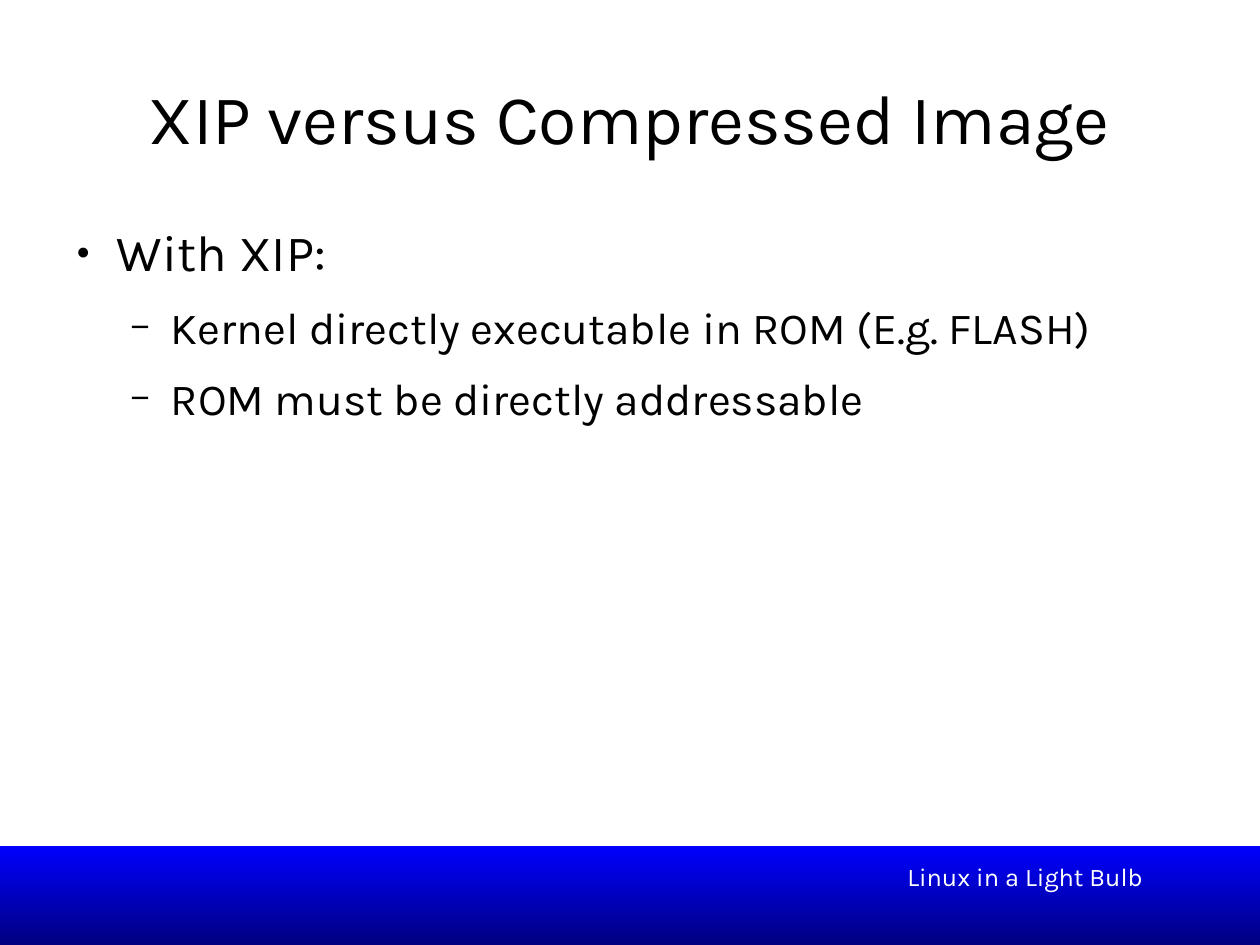
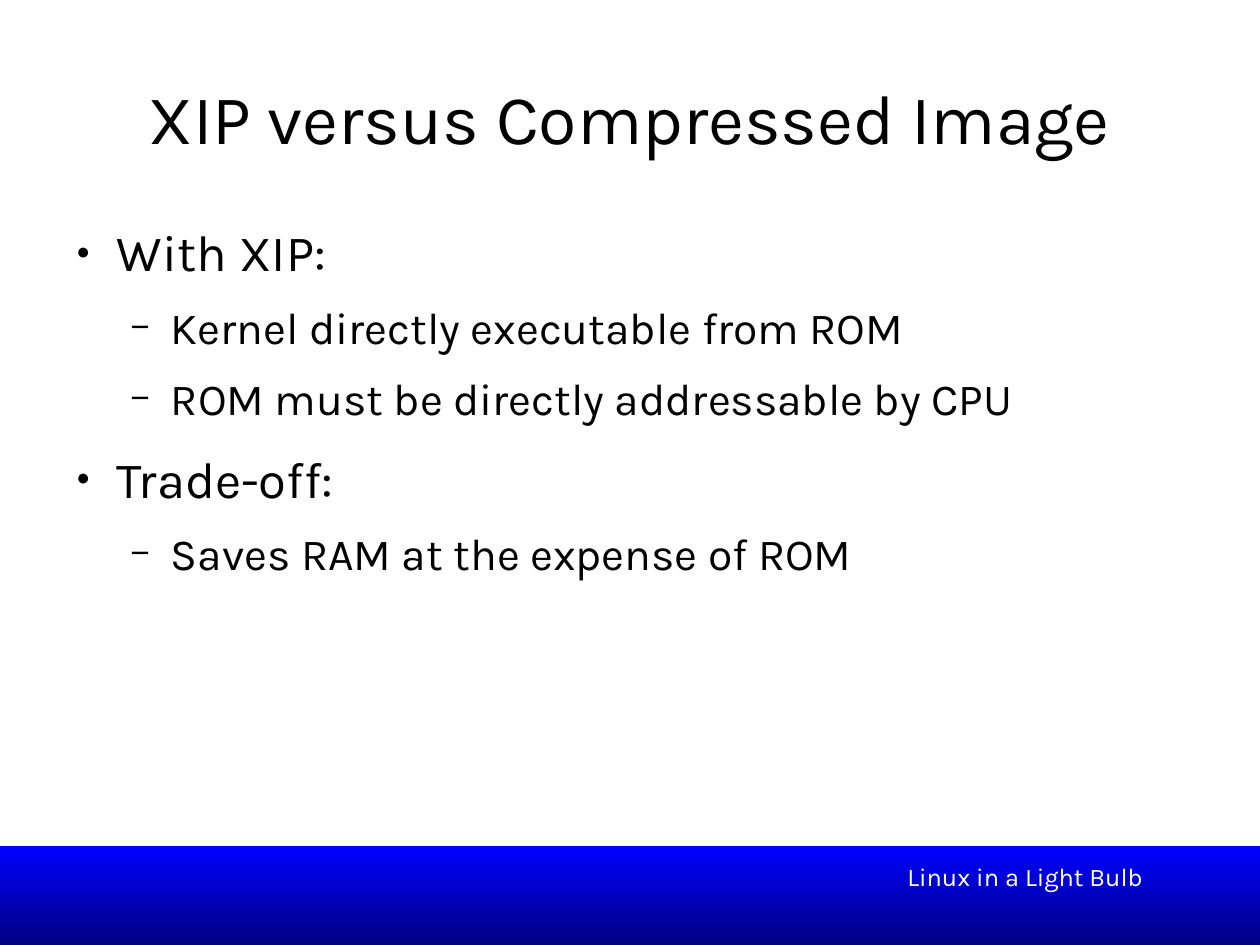
Before and after one commit to smipi1/elce2015, a slide deck: slide 6 of presentations/Linux_In_a_Lightbulb-Where_are_we_on_tinification-ELCE2015.odp. Drawn at 1260x945 pixels with LibreOffice and Linux fonts; fonts in the diff are those of the drawing; background and template pictures are left out. Boxes give left, top, right and bottom in pixels: in the first picture for what was removed or moved away, otherwise in the second. Text is boxed around its words. In the diff, an @@ line names an element or a change of style, - is before the commit and + after.

```diff
--- a/presentations/Linux_In_a_Lightbulb-Where_are_we_on_tinification-ELCE2015.odp
+++ b/presentations/Linux_In_a_Lightbulb-Where_are_we_on_tinification-ELCE2015.odp
@@ text at bbox=[117, 313, 1012, 581]: text changed @@
-  − Kernel directly executable in ROM (E.g. FLASH)
-  − ROM must be directly addressable
+  − Kernel directly executable from ROM
+  − ROM must be directly addressable by CPU
+● Trade-off:
+  − Saves RAM at the expense of ROM
```
Also in this commit, not shown: 2 other slides changed, 3 slides added.
